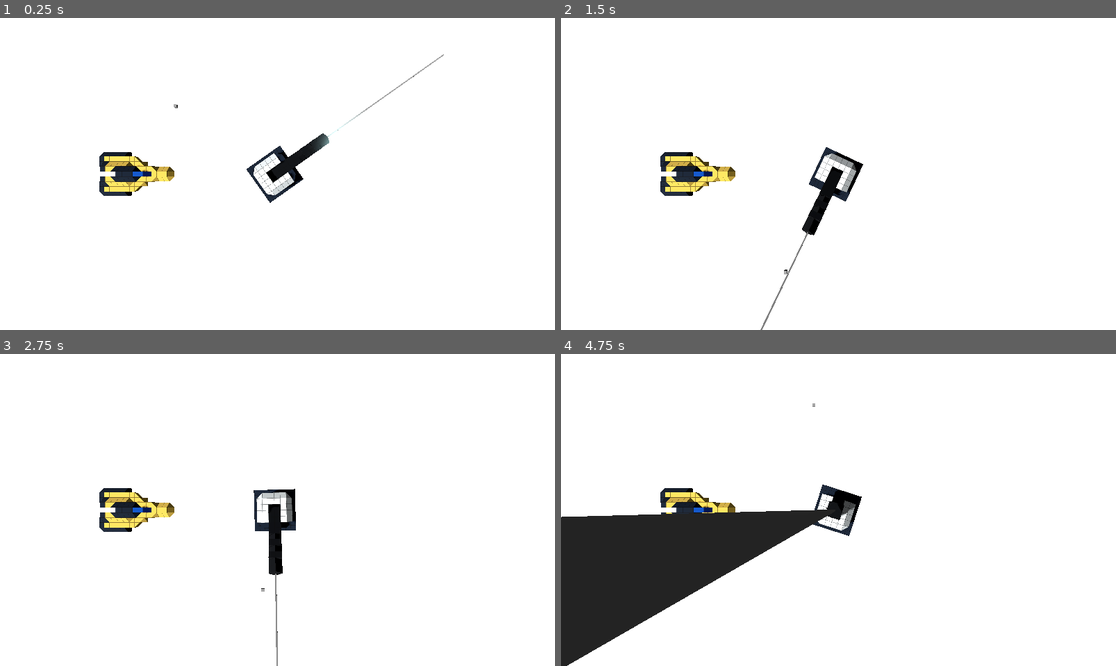
Above: before the commit, frames 1-4 (two rows, left to right).
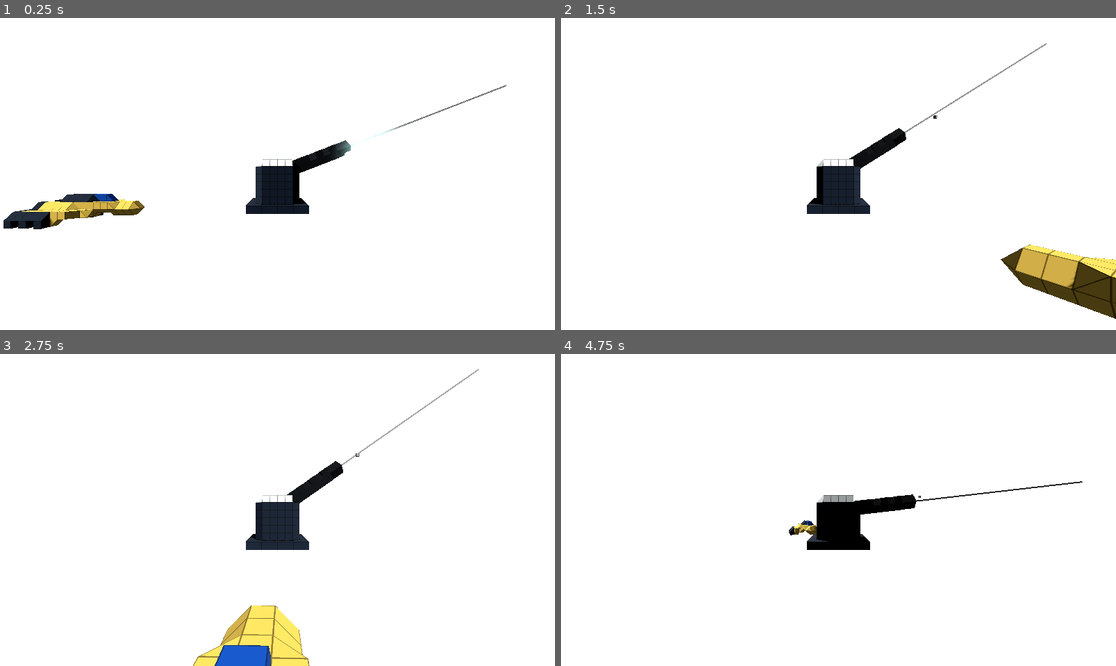
Above: after the commit, the same moments.

Repository: piwicode/voxel_editor_plugin
Game: Godot game, scene res://game.tscn
Two runs of this game, one before a commit and one after it. Both use one fixed random seed, a clock stepped at 60 frames per second and the inputs below.
Inputs (mouse positions are in pixels of both pictures, inside the frame that each line leads up to):
- Up to frame 1 (0.25 s): no input
- Up to frame 2 (1.5 s): tap Enter (ui_accept) at 0.5, 0.6, 0.77, 1.07 s; move the mouse to (960, 158) at 0.52 s; click (960, 158) at 0.67 s; move the mouse to (727, 189) at 1.27 s; tap V at 1.35 s; click (727, 189) at 1.42 s
- Up to frame 3 (2.75 s): tap Enter (ui_accept) at 1.52, 1.55, 1.82, 2.3 s; move the mouse to (333, 441) at 2.02 s; tap F at 2.1 s; click (333, 441) at 2.17 s
- Up to frame 4 (4.75 s): move the mouse to (810, 572) at 2.77 s; tap C at 2.85 s; click (810, 572) at 2.92 s; tap Enter (ui_accept) at 3.02, 3.05, 3.32, 3.77, 3.8, 4.07, 4.52, 4.55 s; move the mouse to (1005, 556) at 3.52 s; tap E at 3.6 s; click (1005, 556) at 3.67 s; move the mouse to (672, 463) at 4.27 s; tap X at 4.35 s; click (672, 463) at 4.42 s

The runs differ from the first frame. In frame 1, 5.1% of the frame differs, in the area x 0-92%, y 11-68%; in frame 2, 6.4%; in frame 3, 6.0%; in frame 4, 15%, in the area x 0-94%, y 15-100%.

Commit message:
Tune automation

Diff:
--- a/assets/turret.gd
+++ b/assets/turret.gd
@@ -2,15 +2,22 @@
 var global_target : Vector3
 
 var body_controler: PIDControler = PIDControler.new(1500, 0, 250)
-var cannon_controler: PIDControler = PIDControler.new(1500, 100, 300)
+var cannon_controler: PIDControler = PIDControler.new(1500, 0, 500)
 
-var fire_cooldown_sec: float = .2
-var burst_count: float = 5
-var burst_cooldown_sec: float = 2
+const fire_cooldown_sec: float = .2
+const burst_count: float = 5
+const burst_cooldown_sec: float = 2
 
 var burst_current_countdown: int = burst_count
 var fire_current_cooldown: float = 0
 
+var cannon_lower: float
+var cannon_upper: float
+
+# Called when the node enters the scene tree for the first time.
+func _ready():
+	cannon_lower = -%cannon_joint["angular_limit/upper"]
+	cannon_upper = -%cannon_joint["angular_limit/lower"]
 
 func process_fire(delta):
 	fire_current_cooldown -= delta
@@ -33,7 +40,8 @@
 	var previous_error: float = INF
 	var error_integral: float = 0
 	var pid: Vector3
-
+	var log: bool = false
+	var log_countdown : int = 0
 	func _init(p:float, i:float, d:float):
 		self.pid = Vector3(p,i,d)
 
@@ -41,8 +49,17 @@
 		if previous_error == INF:
 			previous_error = error
 		error_integral += error * delta
-		var error_derivate = (error - previous_error ) / delta
+		var error_derivate = (error - previous_error) / delta
 		previous_error = error
+		if log:
+			log_countdown -= 1
+			if log_countdown <= 0:
+				log_countdown = 8
+				print("error: %f -> %f   int: %f -> %f   der: %f -> %f  c: %f" % [
+				error, error * pid.x,
+				error_integral, error_integral * pid.y,
+				error_derivate, error_derivate * pid.z,
+				pid.dot(Vector3(error, error_integral, error_derivate))])
 		return pid.dot(Vector3(error, error_integral, error_derivate))
 
 
@@ -55,16 +72,20 @@
 	var body_control = body_controler.process(body_error, delta)
 	%body.apply_torque_impulse(Vector3(0, body_control * delta, 0))
 
+	# Pilot the cannon rotation.
 	var target_angle = atan2(body_local.y, sqrt(body_local.x *body_local.x + body_local.z*body_local.z))
+	# Do not target something out of range, otherwise the integral grows out of
+	# control.
+	target_angle = clamp(target_angle, cannon_lower, cannon_upper)
 	var cannon_error = (target_angle - %cannon.rotation.z)
+
+#	cannon_controler.pid = Vector3(1500, 0, 500)
+#	cannon_controler.log = true
+	var i = cannon_controler.error_integral
 	var cannon_control = cannon_controler.process(cannon_error, delta)
-#	%cannon.apply_torque_impulse(
-#		%cannon.global_transform.basis * Vector3(0, 0, cannon_control * delta))
 
-
-# Called when the node enters the scene tree for the first time.
-func _ready():
-	pass # Replace with function body.
+	%cannon.apply_torque_impulse(
+		%cannon.global_transform.basis * Vector3(0, 0, cannon_control * delta))
 
 
 # Called every frame. 'delta' is the elapsed time since the previous frame.
--- a/assets/turret_asm.tscn
+++ b/assets/turret_asm.tscn
@@ -15,8 +15,9 @@
 transform = Transform3D(1, 0, 0, 0, 1, 0, 0, 0, 1, -0.5, 4.5, 0.5)
 node_a = NodePath("../body")
 node_b = NodePath("../cannon")
+angular_limit/enable = true
 angular_limit/upper = 0.174533
-angular_limit/lower = -1.48353
+angular_limit/lower = -1.39626
 
 [node name="body" type="RigidBody3D" parent="."]
 unique_name_in_owner = true
@@ -56,7 +57,6 @@
 [node name="StaticBody3D" type="StaticBody3D" parent="."]
 
 [node name="body_joint" type="HingeJoint3D" parent="."]
-unique_name_in_owner = true
 transform = Transform3D(1, 0, 0, 0, -4.37114e-08, -1, 0, 1, -4.37114e-08, -0.5, 0, 0.5)
 node_a = NodePath("../StaticBody3D")
 node_b = NodePath("../body")
--- a/game.gd
+++ b/game.gd
@@ -5,13 +5,18 @@
 
 # Called when the node enters the scene tree for the first time.
 func _ready():
-	%turret_asm.global_target = Vector3(15, 10, -10)
-
+	%turret_asm.global_target = Vector3(30, 30, 0)
+	%target.position = %turret_asm.global_target
 
 # Called every frame. 'delta' is the elapsed time since the previous frame.
 func _process(delta):
 	if Input.is_action_just_pressed("ui_accept"):
 		%turret_asm.global_target = Vector3(
-			rng.randi_range(20, 40), rng.randi_range(-20, 20), rng.randi_range(-20, 20)
+			rng.randi_range(20, 40),
+			rng.randi_range(-20, 20),
+			rng.randi_range(-20, 20)
 		)
 		%target.position = %turret_asm.global_target
+
+# 1.0473541021347
+#-0.12435601651669
--- a/game.tscn
+++ b/game.tscn
@@ -18,14 +18,15 @@
 transform = Transform3D(0.411514, 0.633114, -0.655609, 0, 0.71934, 0.694658, 0.911403, -0.285862, 0.296019, 0, 0, 0)
 shadow_enabled = true
 
-[node name="Camera3D" type="Camera3D" parent="."]
-transform = Transform3D(1, 0, 0, 0, -4.37114e-08, 1, 0, -1, -4.37114e-08, 30, 40, 0)
-
-[node name="raptor_asm" parent="." instance=ExtResource("1_u6eq4")]
-
 [node name="turret_asm" parent="." instance=ExtResource("2_6o5dx")]
 unique_name_in_owner = true
 transform = Transform3D(1, 0, 0, 0, 1, 0, 0, 0, 1, 30, 0, -0.452652)
+
+[node name="raptor_asm" parent="." instance=ExtResource("1_u6eq4")]
+unique_name_in_owner = true
+
+[node name="Camera3D" type="Camera3D" parent="."]
+transform = Transform3D(1, 0, 0, 0, -4.37114e-08, 1, 0, -1, -4.37114e-08, 30, 40, 0)
 
 [node name="target" type="MeshInstance3D" parent="."]
 unique_name_in_owner = true
